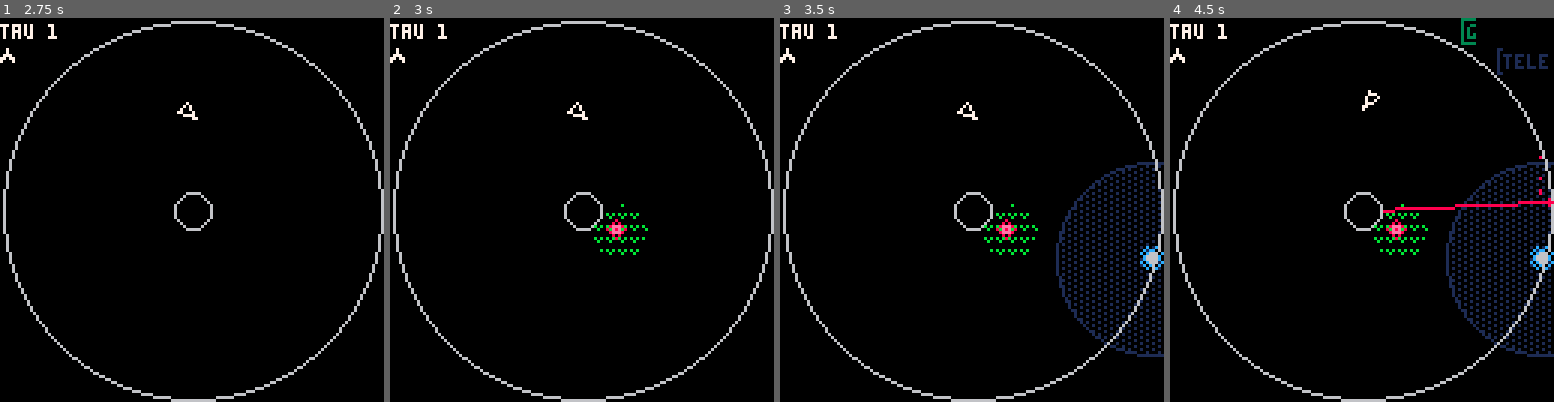
Above: before the commit, frames 1-4 (left to right).
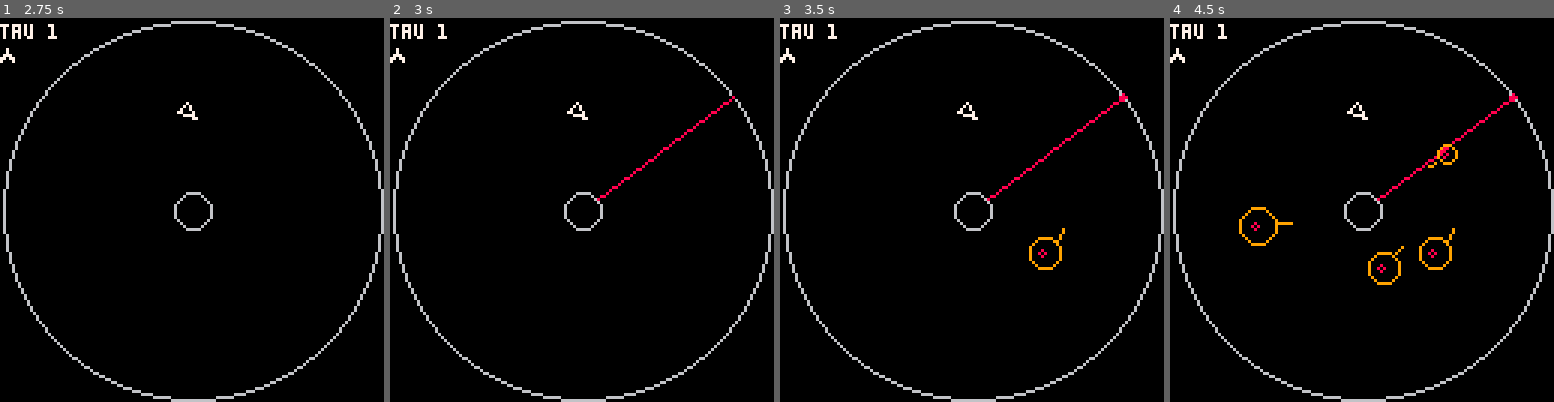
Above: after the commit, the same moments.

Repository: caseylabrack/laser
Game: PICO-8 cartridge laser.p8
The game is run twice, just before and just after one commit, with the same random seed, the same clock (stepped at 60 frames per second) and the same inputs.
Inputs:
- Up to frame 1 (2.75 s): tap X (X key) at 0.33, 1.07, 1.85 s; tap O (Z key) at 0.7, 1.7, 2.1, 2.5 s; hold Right 1.6-2.1 s; hold Up 2.15-2.42 s; hold Right from 2.47 s (still down)
- Up to frame 2 (3 s): keep holding Right; tap O (Z key) at 2.9 s; tap X (X key) at 2.97 s
- Up to frame 3 (3.5 s): release Right at 3.03 s; hold Left from 3.08 s (still down); tap O (Z key) at 3.3 s
- Up to frame 4 (4.5 s): release Left at 3.58 s; hold Down 3.63-3.97 s; tap O (Z key) at 3.7, 4.1 s; hold Right from 4.02 s (still down); tap X (X key) at 4.08 s

Frame 1 is identical in both runs. In frame 2, 0.7% of the frame differs, in the area x 53-90%, y 20-62%; in frame 3, 4.2%; in frame 4, 5.7%, in the area x 17-100%, y 0-89%.

Commit message:
level tweaks

Diff:
--- a/laser.p8
+++ b/laser.p8
@@ -596,16 +596,16 @@
 -->8
 --levels
 lvls={
-	{flowers=1,lasers=1,safezone=true},
+--	{flowers=1,lasers=1,safezone=true},
 	{roids=4,lasers=1},
 	{roids=6,lasers=1,safezone=true},
 	{roids=4,lasers=1,flowers=2},
-	{roids=5,lasers=1,flowers=4},
-	{roids=5,lasers=1,flowers=4,safezone=true},
+	{roids=5,lasers=1,flowers=3},
+	{roids=6,lasers=1,flowers=4,safezone=true},
 	{roids=4,bomb=true},
 	{roids=4,flowers=3,bomb=true},
 	{roids=3,flowers=2,bomb=true,lasers=1,safezone=true},
-	{roids=7,lasers=2,safezone=true},
+	{roids=10,lasers=2,safezone=true},
 }
 
 function wipe_anim()
Not shown, changed: the thumbnail (__label__) section of laser.p8
Not shown, removed: sheet.png
Not shown, changed: zaag.p8.png
